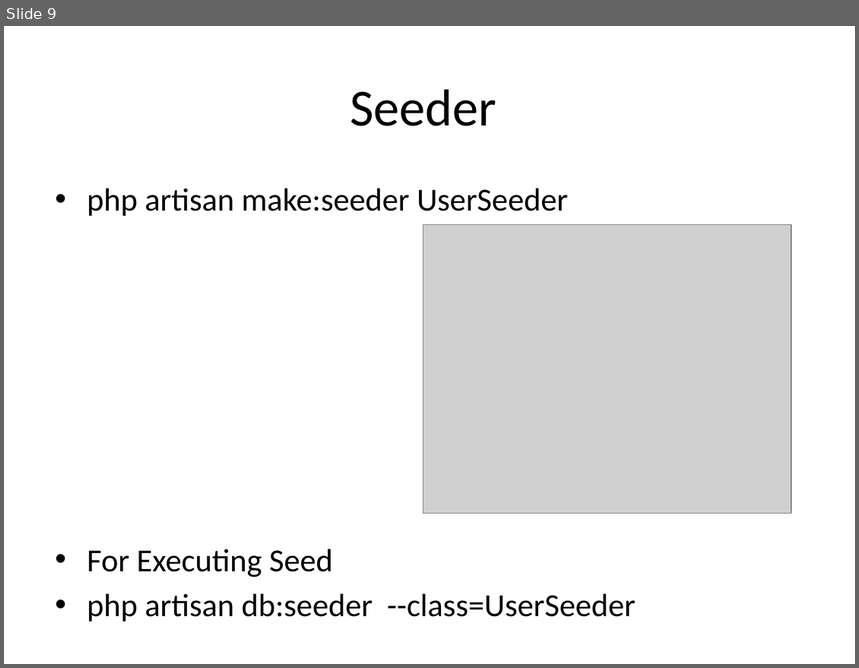
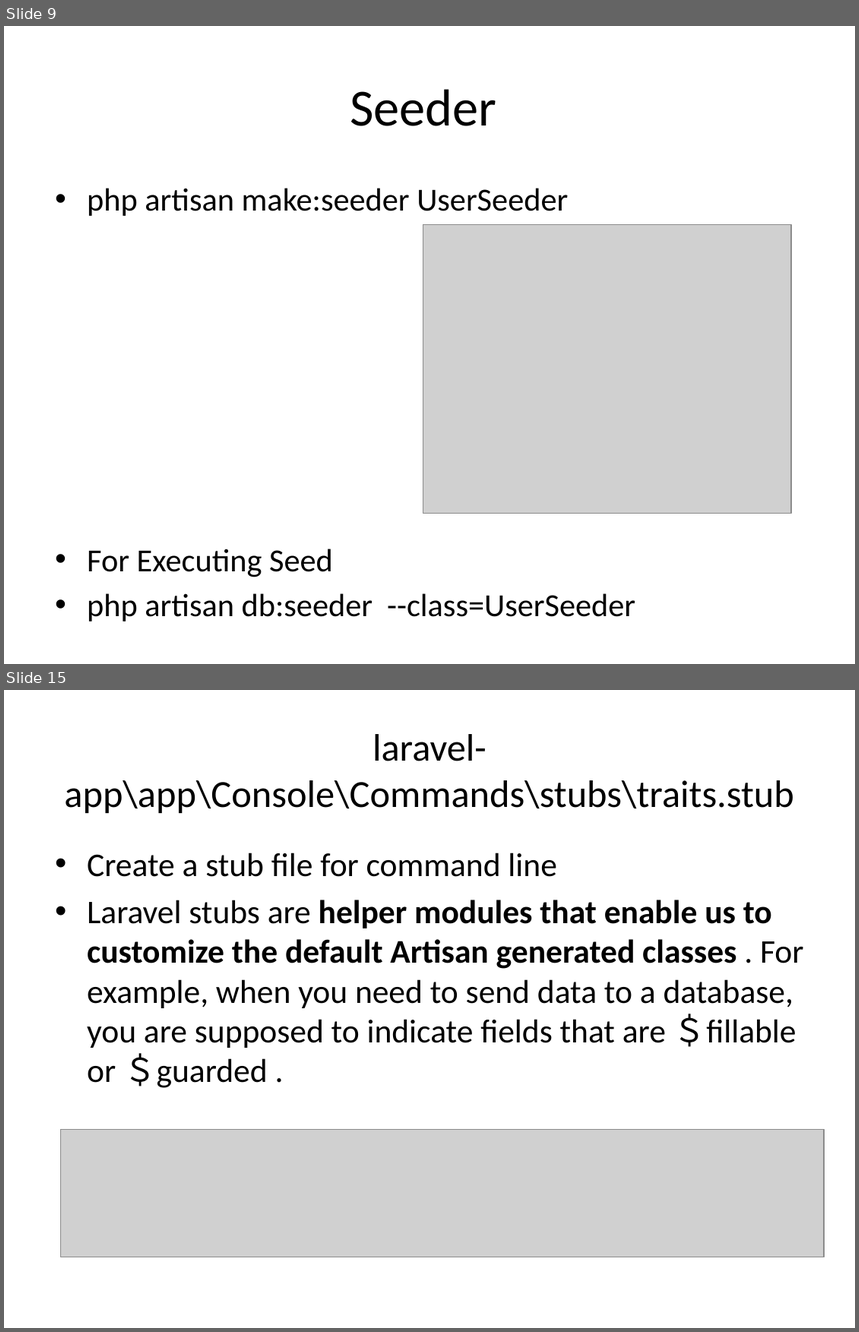
Before and after one commit to jay-amin-tops/06AprilMWF_9_30, a slide deck: Laravel.pptx. Shown one above the other, each under a label of ours: slide 9 before the commit, slides 9 and 15 after it; the slides between them are not shown. The pictures are 859x668 and 859x1332 pixels, drawn with LibreOffice and Linux fonts; fonts in the diff are those of the drawing; grey boxes stand for pictures. Boxes give left, top, right and bottom in pixels: in the first picture for what was removed or moved away, otherwise in the second. Text is boxed around its words. In the diff, an @@ line names an element or a change of style, - is before the commit and + after.

Commit message:
Laravel Custom Command

```diff
--- a/Laravel.pptx
+++ b/Laravel.pptx
@@ slide 15 added at (4, 690, 855, 1328), background #FFFFFF @@
@@ title added at (64, 734, 794, 813), 32.4 pt, text #000000 @@
+laravel-app\app\Console\Commands\stubs\traits.stub
@@ text added at (87, 853, 804, 1088), 28 pt, text #000000 @@
+• Create a stub file for command line
+• Laravel stubs are helper modules that enable us to customize the default Artisan generated classes . For example, when you need to send data to a database, you are supposed to indicate fields that are ＄fillable or ＄guarded .
@@ picture added at (61, 1130, 825, 1258) @@
```
Also in this commit, not shown: 7 other slides added, 21 other files.
